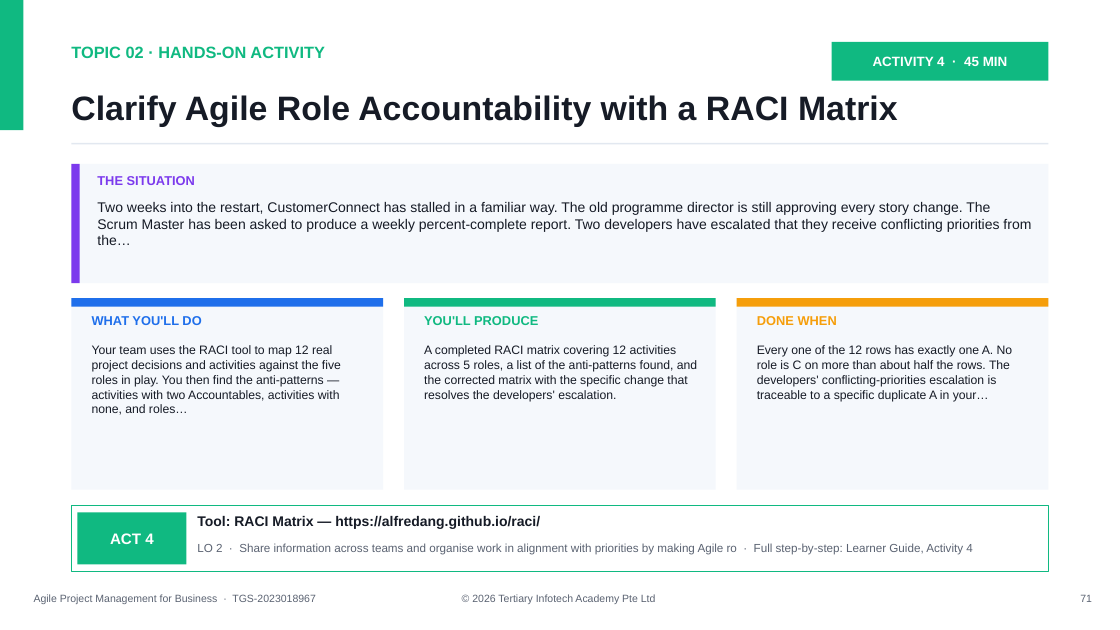
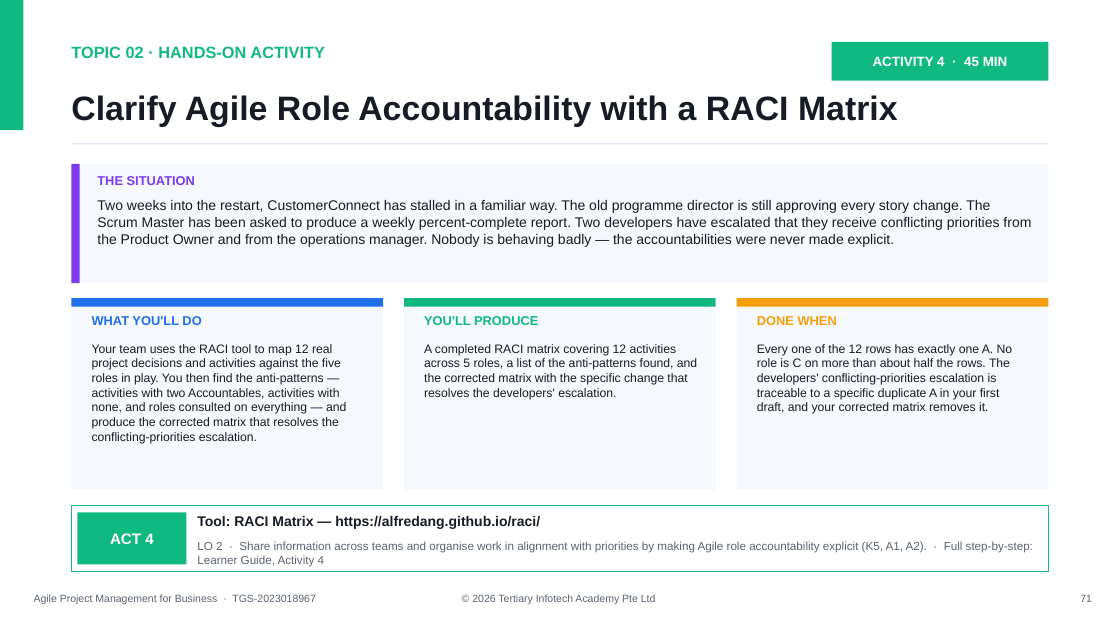
Before and after one commit to tertiarycourses/TGS-2023018967-Agile-Project-Management-for-Business, a slide deck: slide 71 of courseware/WSQ - Master Trainer Slides - Agile Project Management for Business - v9.0.pptx. Drawn at 1120x630 pixels with LibreOffice and Linux fonts; fonts in the diff are those of the drawing. Boxes give left, top, right and bottom in pixels: in the first picture for what was removed or moved away, otherwise in the second. Text is boxed around its words. In the diff, an @@ line names an element or a change of style, - is before the commit and + after.

```diff
--- a/courseware/WSQ - Master Trainer Slides - Agile Project Management for Business - v9.0.pptx
+++ b/courseware/WSQ - Master Trainer Slides - Agile Project Management for Business - v9.0.pptx
@@ text at (x1=97, y1=200, x2=1031, y2=247): text changed @@
-Two weeks into the restart, CustomerConnect has stalled in a familiar way. The old programme director is still approving every story change. The Scrum Master has been asked to produce a weekly percent-complete report. Two developers have escalated that they receive conflicting priorities from the…
+Two weeks into the restart, CustomerConnect has stalled in a familiar way. The old programme director is still approving every story change. The Scrum Master has been asked to produce a weekly percent-complete report. Two developers have escalated that they receive conflicting priorities from the Product Owner and from the operations manager. Nobody is behaving badly — the accountabilities were never made explicit.
@@ text at (x1=92, y1=344, x2=346, y2=444): text changed @@
-Your team uses the RACI tool to map 12 real project decisions and activities against the five roles in play. You then find the anti-patterns — activities with two Accountables, activities with none, and roles…
+Your team uses the RACI tool to map 12 real project decisions and activities against the five roles in play. You then find the anti-patterns — activities with two Accountables, activities with none, and roles consulted on everything — and produce the corrected matrix that resolves the conflicting-priorities escalation.
@@ text at (x1=757, y1=344, x2=1013, y2=414): text changed @@
-Every one of the 12 rows has exactly one A. No role is C on more than about half the rows. The developers' conflicting-priorities escalation is traceable to a specific duplicate A in your…
+Every one of the 12 rows has exactly one A. No role is C on more than about half the rows. The developers' conflicting-priorities escalation is traceable to a specific duplicate A in your first draft, and your corrected matrix removes it.
@@ text at (x1=197, y1=541, x2=1033, y2=567): text changed @@
-LO 2 · Share information across teams and organise work in alignment with priorities by making Agile ro · Full step-by-step: Learner Guide, Activity 4
+LO 2 · Share information across teams and organise work in alignment with priorities by making Agile role accountability explicit (K5, A1, A2). · Full step-by-step: Learner Guide, Activity 4
```
Also in this commit, not shown: 27 other slides changed, 34 other files.
